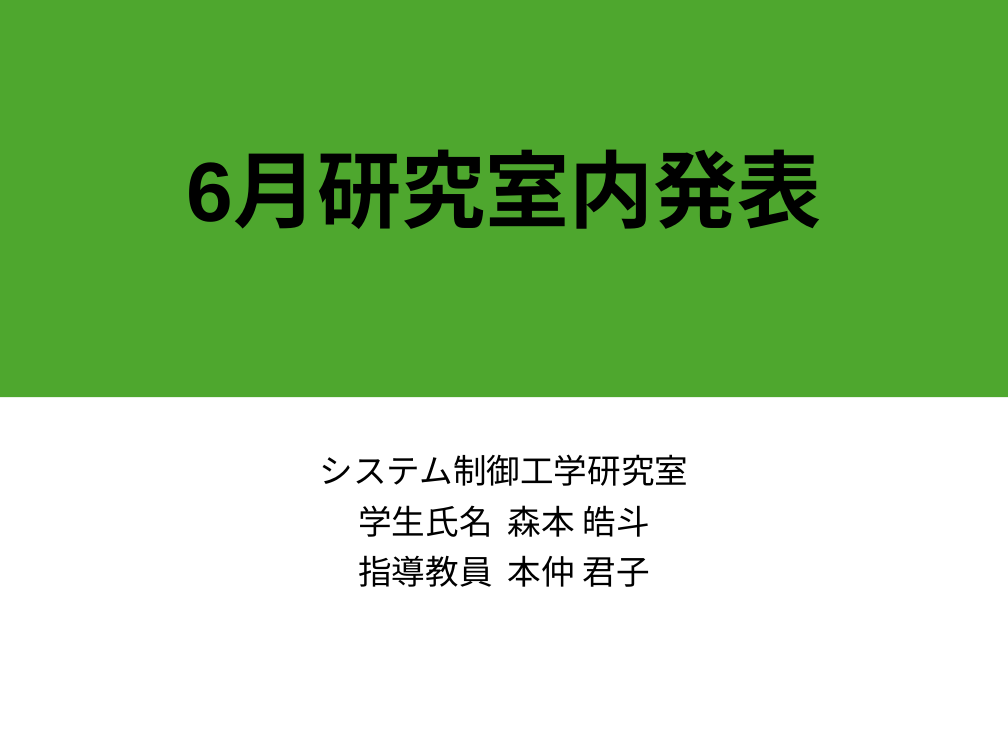
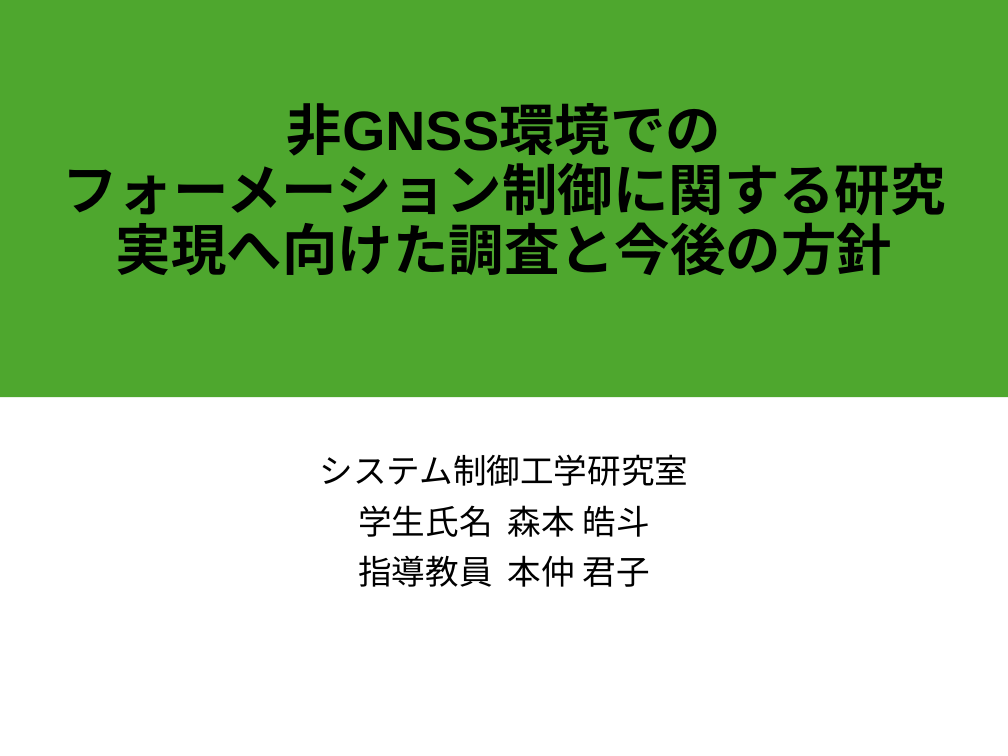
Before and after one commit to forest-book/MatlabLOSFormation, a slide deck: slide 1 of 森本皓斗.pptx. Drawn at 1008x756 pixels with LibreOffice and Linux fonts; fonts in the diff are those of the drawing. Boxes give left, top, right and bottom in pixels: in the first picture for what was removed or moved away, otherwise in the second. Text is boxed around its words. In the diff, an @@ line names an element or a change of style, - is before the commit and + after.

```diff
--- a/森本皓斗.pptx
+++ b/森本皓斗.pptx
@@ title at (x1=62, y1=103, x2=946, y2=275): text changed; size 60 to 39.6 pt @@
-6月研究室内発表
+非GNSS環境での
+フォーメーション制御に関する研究
+実現へ向けた調査と今後の方針
```
